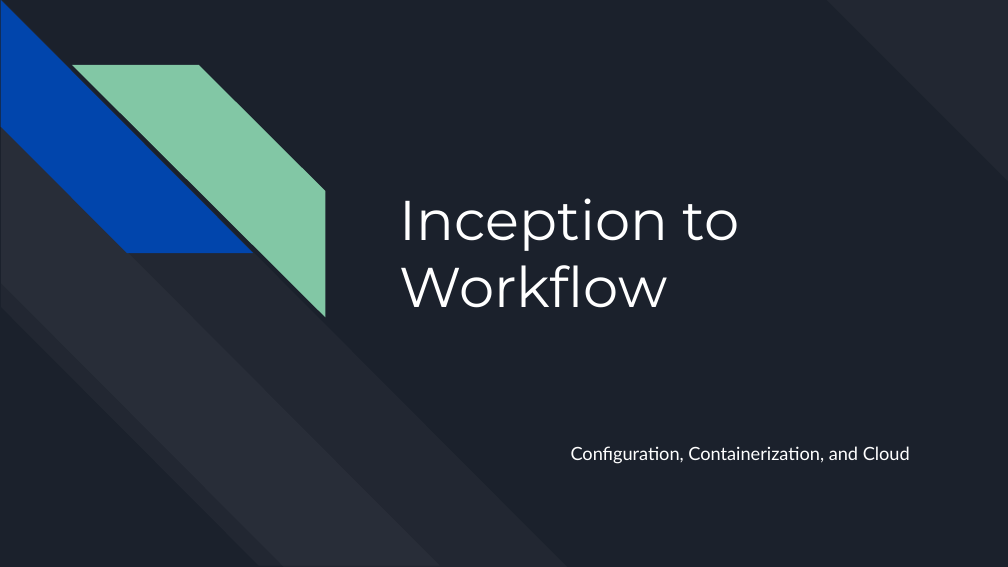
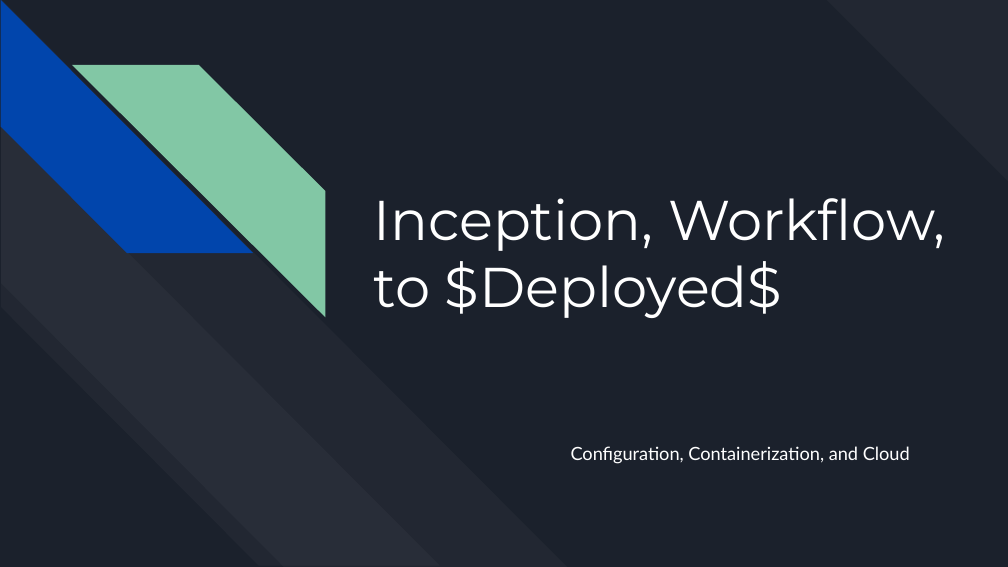
Before and after one commit to Adron/adron.github.io, a slide deck: slide 1 of _working/contents/talks/inception-workflow-deployed/InceptionWorkflow.pptx. Drawn at 1008x567 pixels with LibreOffice and Linux fonts; fonts in the diff are those of the drawing. Boxes give left, top, right and bottom in pixels: in the first picture for what was removed or moved away, otherwise in the second. Text is boxed around its words. In the diff, an @@ line names an element or a change of style, - is before the commit and + after.

```diff
--- a/_working/contents/talks/inception-workflow-deployed/InceptionWorkflow.pptx
+++ b/_working/contents/talks/inception-workflow-deployed/InceptionWorkflow.pptx
@@ title at [374, 198, 945, 318]: text changed @@
-Inception to Workflow
+Inception, Workflow, to $Deployed$
```
Also in this commit, not shown: 1 slide removed, 8 other files.
